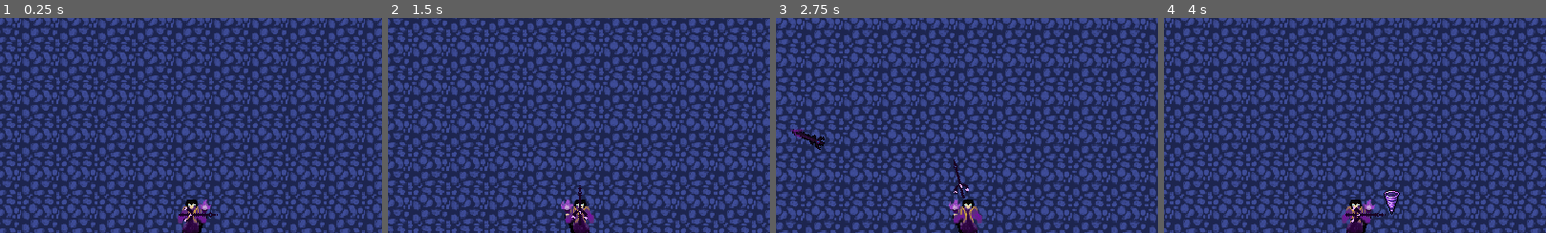
Above: before the commit, frames 1-4 (left to right).
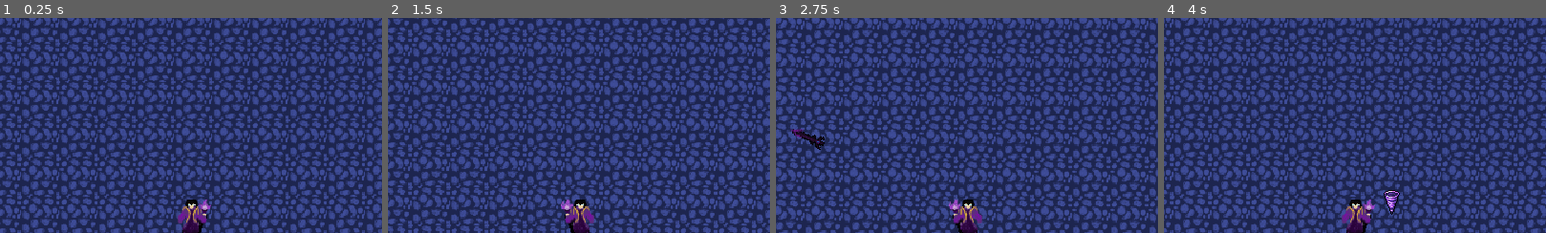
Above: after the commit, the same moments.

Repository: maybiiLen/ShadowMage-Survivor
Game: Godot game, scene res://World/world.tscn
Same seed, same stepped clock (60 frames per second), same inputs: the game is played once before the commit and once after it.
Inputs:
- Up to frame 1 (0.25 s): no input
- Up to frame 2 (1.5 s): hold D (right) 0.53-1.28 s; hold S (down) from 1.28 s (still down)
- Up to frame 3 (2.75 s): release S (down) at 2.03 s; hold D (right) from 2.03 s (still down)
- Up to frame 4 (4 s): release D (right) at 2.78 s; hold W (up) 2.78-3.53 s; hold A (left) from 3.53 s (still down)
The pictures show only the part of the screen within x 25-75%, y 4-54%; the shares and areas given below are measured in that part.

The runs differ from the first frame. In frame 1, 0.2% of the frame differs, in the area x 46-57%, y 88-96%; in frame 2, 0.2%; in frame 3, 0.2%; in frame 4, 0.2%, in the area x 47-58%, y 87-96%.

Commit message:
Revert "Added Javalin Attack"
This reverts commit bfcfaf018b0d4efb94f997c8c049334551a3f82b.

Diff:
--- a/Player/Attack/javalin.gd
+++ /dev/null
@@ -1,124 +0,0 @@
-extends Area2D
-
-
-var level = 1
-var hp = 9999
-var speed = 200.0
-var damage = 10
-var knockback_amount = 100
-var paths = 1
-var attack_size = 1.0
-var attack_speed = 4.0
-var javelin_level = 1
-
-var target = Vector2.ZERO
-var target_array = []
-
-var angle = Vector2.ZERO
-var reset_pos = Vector2.ZERO
-
-var spr_jar_reg = preload("res://Textures/Items/Weapons/javelin_3_new.png")
-var spr_jav_atk = preload("res://Textures/Items/Weapons/javelin_3_new_attack.png")
-
-@onready var player = get_tree().get_first_node_in_group("player")
-@onready var sprite = $Sprite2D
-@onready var collision = $CollisionShape2D
-@onready var attackTimer = get_node("%AttackTimer")
-@onready var changeDirectionTimer = get_node("%ChangeDirection")
-@onready var resetPosTimer = get_node("%ResetPosTimer")
-@onready var snd_attack = $snd_attack
-
-signal remove_from_array(object)
-
-func _ready():
-	update_javelin()
-	_on_reset_pos_timer_timeout()
-
-func update_javelin():
-	level = player.javelin_level
-	match level:
-		1:
-			hp = 9999
-			speed = 200.0
-			damage = 10
-			knockback_amount = 100
-			paths = 3
-			attack_size = 1.0
-			attack_speed = 4.0
-
-	scale = Vector2(1.0, 1.0) * attack_size
-	attackTimer.wait_time = attack_speed
-
-func _physics_process(delta):
-	if target_array.size() > 0:
-		position += angle * speed * delta
-	else:
-		var player_angle = global_position.direction_to(reset_pos)
-		var distance_dif = global_position - player.global_position
-		var return_speed = 20
-		if abs(distance_dif.x) > 500 or abs(distance_dif.y) > 500:
-			return_speed = 100
-		position += player_angle * return_speed * delta
-		rotation = global_position.direction_to(player.global_position).angle() + deg_to_rad(135)
-
-func add_paths():
-	snd_attack.play()
-	emit_signal("remove_from_array", self)
-	target_array.clear()
-	var counter = 0
-	while counter < paths:
-		var new_path = player.get_random_target()
-		target_array.append(new_path)
-		counter += 1
-		enable_attack(true)
-	target = target_array[0]
-	process_path()
-
-func process_path():
-	angle = global_position.direction_to(target)
-	changeDirectionTimer.start()
-	var tween = create_tween()
-	var new_rotation_degrees = angle.angle() + deg_to_rad(135)
-	tween.tween_property(self,"rotation", new_rotation_degrees,0.25).set_trans(Tween.TRANS_QUINT).set_ease(Tween.EASE_OUT)
-	tween.play()
-
-func enable_attack(atk = true):
-	if atk:
-		collision.call_deferred("set", "disabled", false)
-		sprite.texture = spr_jav_atk
-	else:
-		collision.call_deferred("set", "disabled", true)
-		sprite.texture = spr_jar_reg
-
-func _on_attack_timer_timeout():
-	add_paths()
-
-
-func _on_change_direction_timeout():
-	if target_array.size() > 0:
-		target_array.remove_at(0)
-		if target_array.size() > 0:
-			target = target_array[0]
-			process_path()
-			snd_attack.play()
-			emit_signal("remove_from_array", self)
-		else:
-			enable_attack(false)
-	else:
-		changeDirectionTimer.stop()
-		attackTimer.start()
-		enable_attack(false)
-
-
-func _on_reset_pos_timer_timeout() -> void:
-	var choose_direction = randi() % 4
-	reset_pos = player.global_position
-	match choose_direction:
-		0:
-			reset_pos.x += 50
-		1:
-			reset_pos.x += 50
-		2:
-			reset_pos.x += 50
-		3:
-			reset_pos.y -= 50
--- a/Player/Attack/javalin.tscn
+++ /dev/null
@@ -1,47 +0,0 @@
-[gd_scene load_steps=5 format=3 uid="uid://cwf05oxsvpubx"]
-
-[ext_resource type="Script" path="res://Player/Attack/javalin.gd" id="1_te153"]
-[ext_resource type="Texture2D" uid="uid://bwqnupx40l4jr" path="res://Textures/Items/Weapons/javelin_3_new.png" id="2_h2ruw"]
-[ext_resource type="AudioStream" uid="uid://b5y65gbky5c80" path="res://Audio/SoundEffect/woosh.wav" id="3_ilgse"]
-
-[sub_resource type="RectangleShape2D" id="RectangleShape2D_cmq7v"]
-size = Vector2(13.435, 36.0625)
-
-[node name="Javalin" type="Area2D" groups=["attack"]]
-top_level = true
-collision_layer = 4
-collision_mask = 0
-script = ExtResource("1_te153")
-
-[node name="Sprite2D" type="Sprite2D" parent="."]
-texture = ExtResource("2_h2ruw")
-flip_h = true
-flip_v = true
-
-[node name="CollisionShape2D" type="CollisionShape2D" parent="."]
-position = Vector2(0, 0.5)
-rotation = -0.785398
-shape = SubResource("RectangleShape2D_cmq7v")
-disabled = true
-
-[node name="AttackTimer" type="Timer" parent="."]
-unique_name_in_owner = true
-wait_time = 4.0
-one_shot = true
-autostart = true
-
-[node name="ChangeDirection" type="Timer" parent="."]
-unique_name_in_owner = true
-
-[node name="ResetPosTimer" type="Timer" parent="."]
-unique_name_in_owner = true
-wait_time = 3.0
-one_shot = true
-
-[node name="snd_attack" type="AudioStreamPlayer2D" parent="."]
-stream = ExtResource("3_ilgse")
-volume_db = -10.0
-
-[connection signal="timeout" from="AttackTimer" to="." method="_on_attack_timer_timeout"]
-[connection signal="timeout" from="ChangeDirection" to="." method="_on_change_direction_timeout"]
-[connection signal="timeout" from="ResetPosTimer" to="." method="_on_reset_pos_timer_timeout"]
--- a/Player/player.gd
+++ b/Player/player.gd
@@ -7,14 +7,13 @@
 #attack
 var shadowSpear = preload("res://Player/Attack/shadow_spear.tscn")
 var tornado = preload("res://Player/Attack/tornado.tscn")
-var javelin = preload("res://Player/Attack/javalin.tscn")
+
 
 #attackNodes
 @onready var shadowSpearTimer = get_node("%ShadowSpearTimer")
 @onready var shadowSpearAttackTimer = get_node("%ShadowSpearAttackTimer")
 @onready var tornadoTimer = get_node("%TornadoTimer")
 @onready var tornadoAttackTimer = get_node("%TornadoAttackTimer")
-@onready var javelinBase = get_node("%JavelinBase")
 
 #Tornado
 var tornado_ammo = 0
@@ -27,10 +26,6 @@
 var shadowspear_baseammo = 1
 var shadowspear_attackspeed = 1.5
 var shadowspear_level = 1
-
-#Javelin
-var javelin_ammo = 3
-var javelin_level = 1
 
 #enemy related
 var enemy_close = []
@@ -76,8 +71,7 @@
 		tornadoTimer.wait_time = tornado_attackspeed
 		if tornadoTimer.is_stopped():
 			tornadoTimer.start()
-	if javelin_level > 0:
-		spawn_javelin()
+
 func _on_hurt_box_hurt(damage, _angle, _knockback):
 	hp -= damage
 	print(hp)
@@ -98,15 +92,6 @@
 			tornadoAttackTimer.start()
 		else:
 			tornadoAttackTimer.stop()
-
-func spawn_javelin():
-	var get_javelin_total = javelinBase.get_child_count()
-	var calc_spawn = javelin_ammo - get_javelin_total
-	while calc_spawn > 0:
-		var javelin_spawn = javelin.instantiate()
-		javelin_spawn.global_position = global_position
-		javelinBase.add_child(javelin_spawn)
-		calc_spawn -= 1
 
 
 func _on_shadow_spear_timer_timeout() -> void:
--- a/Player/player.tscn
+++ b/Player/player.tscn
@@ -14,7 +14,7 @@
 [sub_resource type="CircleShape2D" id="CircleShape2D_m3ofp"]
 radius = 374.733
 
-[node name="Player" type="CharacterBody2D" groups=["player"]]
+[node name="Player" type="CharacterBody2D"]
 motion_mode = 1
 script = ExtResource("1_mnti6")
 
@@ -59,9 +59,6 @@
 unique_name_in_owner = true
 wait_time = 0.2
 
-[node name="JavelinBase" type="Node2D" parent="attack"]
-unique_name_in_owner = true
-
 [node name="EnemyDetectionArea" type="Area2D" parent="."]
 collision_layer = 4
 collision_mask = 4
Binary file changed: Textures/Items/Weapons/javelin_3_new.png
Binary file changed: Textures/Items/Weapons/javelin_3_new_attack.png
